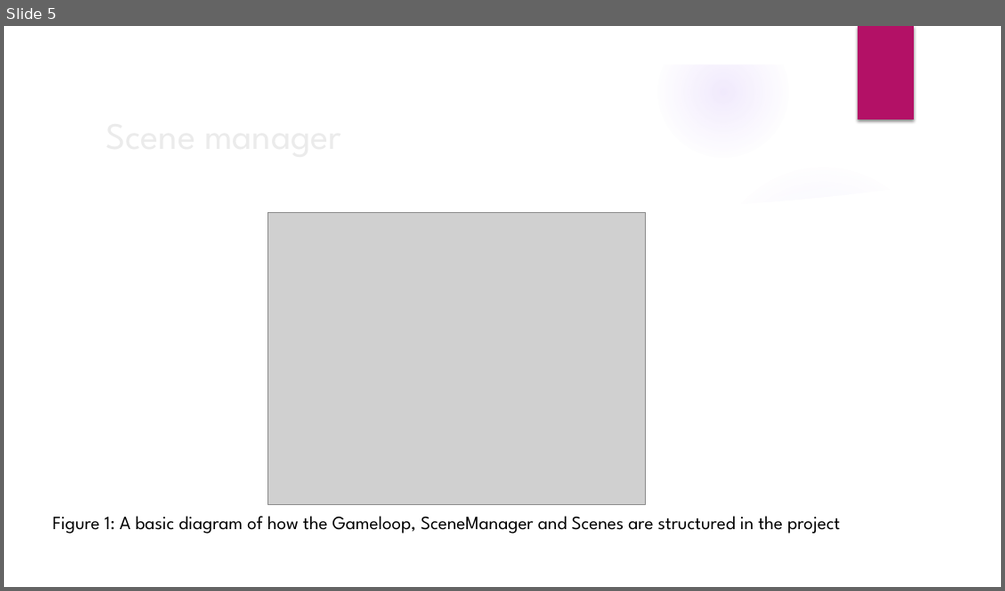
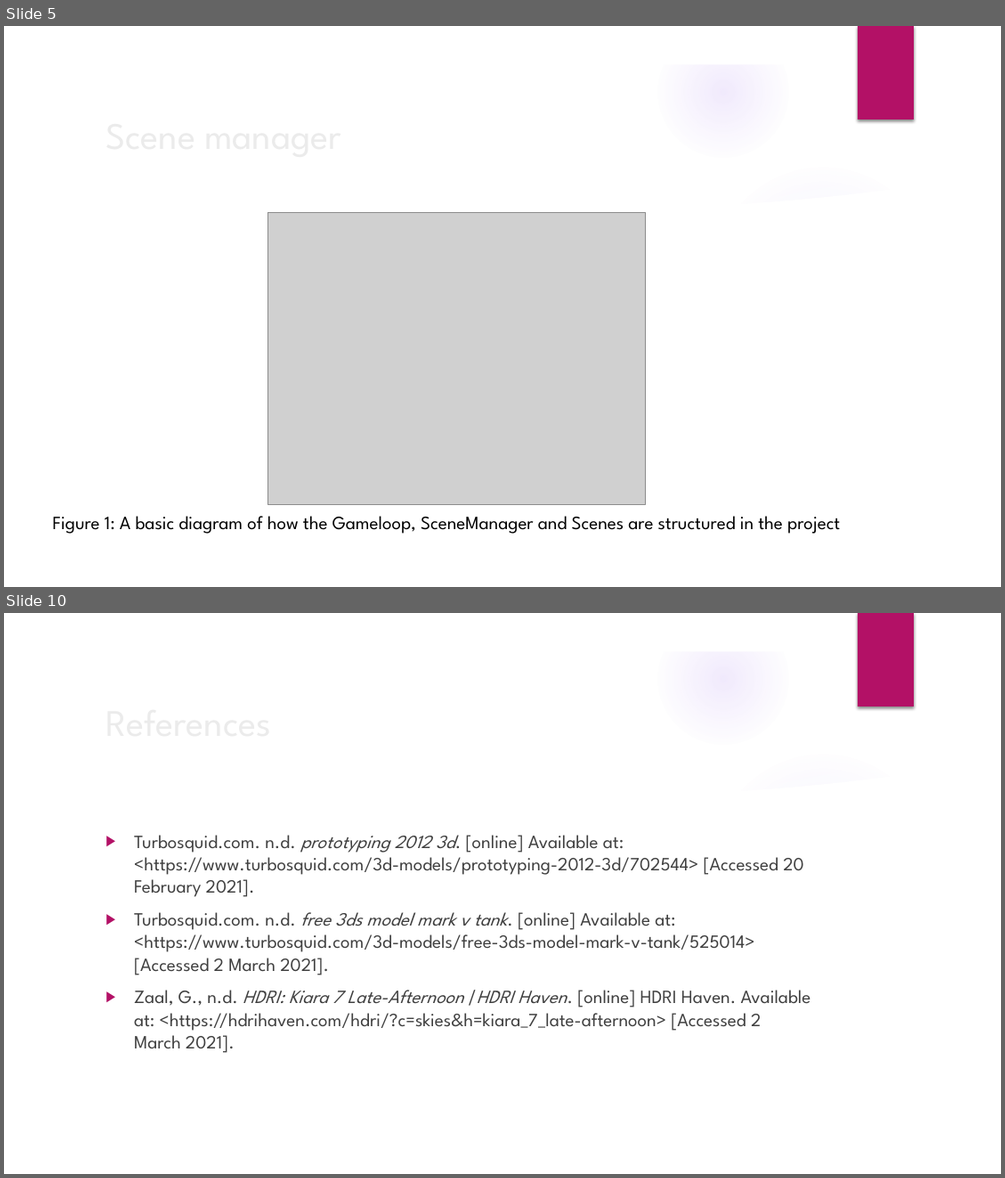
Before and after one commit to JamesPhilipPrice/3DEngine, a slide deck: C++ Game Engine.pptx. Shown one above the other, each under a label of ours: slide 5 before the commit, slides 5 and 10 after it; the slides between them are not shown. The pictures are 1005x591 and 1005x1178 pixels, drawn with LibreOffice and Linux fonts; fonts in the diff are those of the drawing; grey boxes stand for pictures; background and template pictures are left out. Boxes give left, top, right and bottom in pixels: in the first picture for what was removed or moved away, otherwise in the second. Text is boxed around its words. In the diff, an @@ line names an element or a change of style, - is before the commit and + after.

```diff
--- a/C++ Game Engine.pptx
+++ b/C++ Game Engine.pptx
@@ slide 10 added at bbox=[4, 613, 1001, 1174], background picture (left out); not listed: 9 template elements that a slide beside it also shows @@
@@ title added at bbox=[98, 692, 815, 750], 36 pt, text #EBEBEB @@
+References
@@ text added at bbox=[134, 835, 811, 1053], 18 pt, text #404040 @@
+▶ Turbosquid.com. n.d. prototyping 2012 3d. [online] Available at: <https://www.turbosquid.com/3d-models/prototyping-2012-3d/702544> [Accessed 20 February 2021].
+▶ Turbosquid.com. n.d. free 3ds model mark v tank. [online] Available at: <https://www.turbosquid.com/3d-models/free-3ds-model-mark-v-tank/525014> [Accessed 2 March 2021].
+▶ Zaal, G., n.d. HDRI: Kiara 7 Late-Afternoon | HDRI Haven. [online] HDRI Haven. Available at: <https://hdrihaven.com/hdri/?c=skies&h=kiara_7_late-afternoon> [Accessed 2 March 2021].
```
Also in this commit, not shown: 3 slides changed, 3 other slides added, 40 other files.
